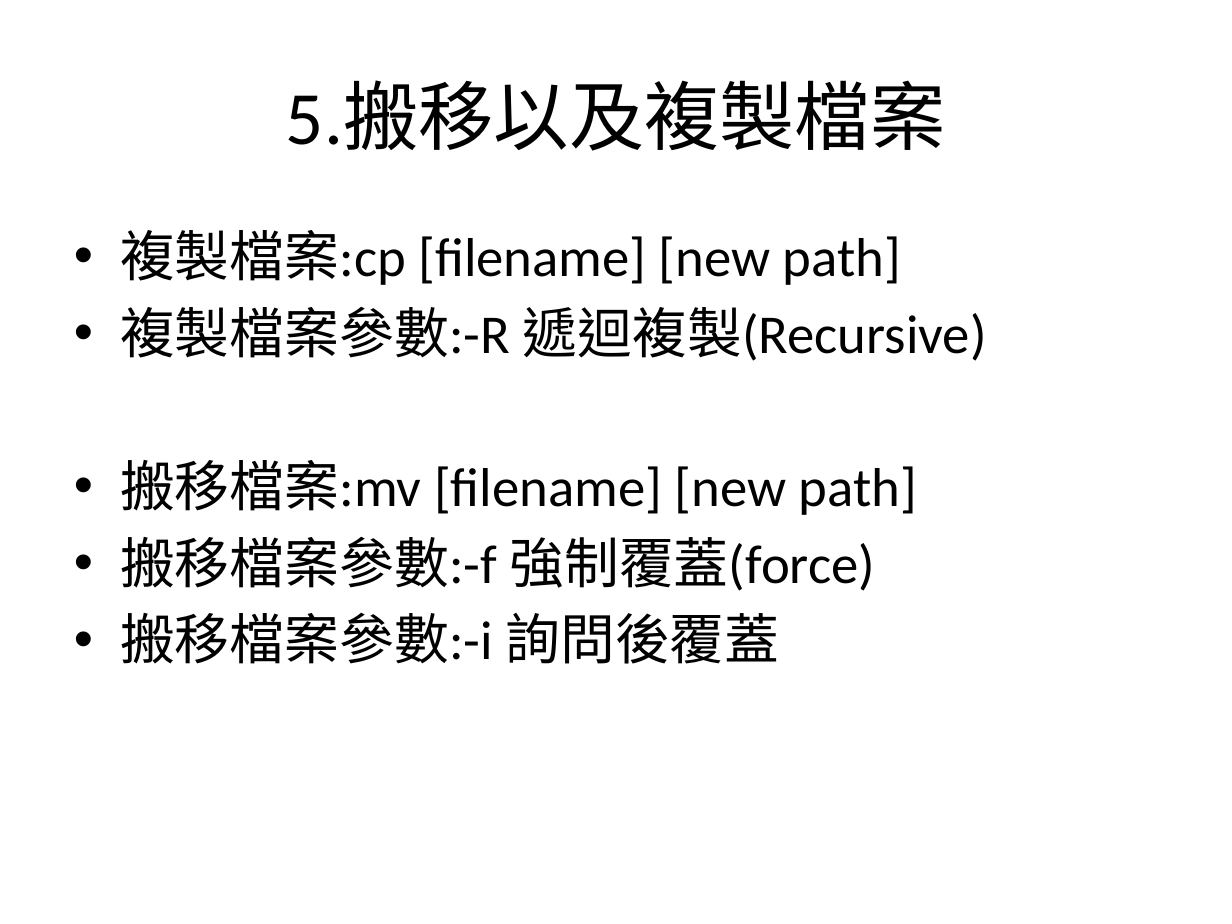
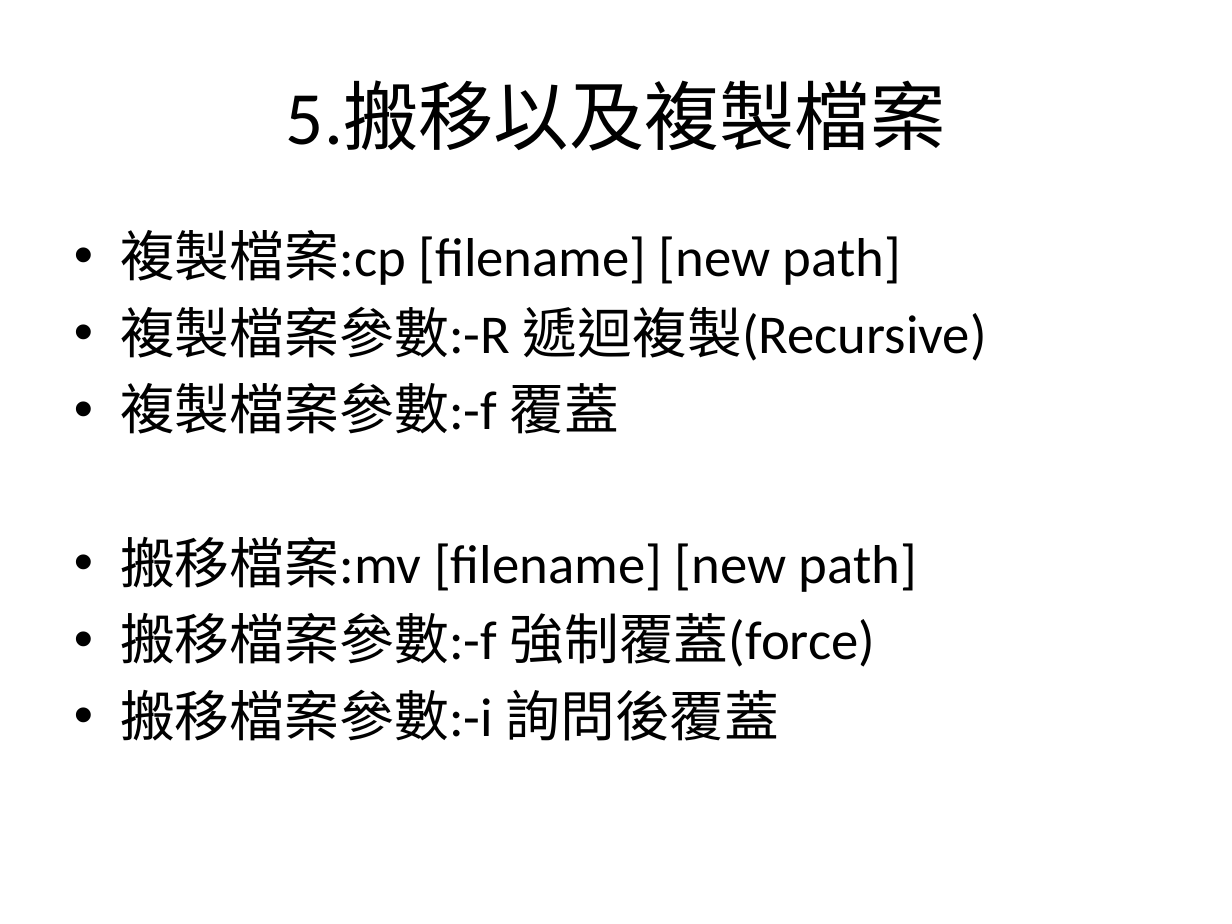
Before and after one commit to charlie11438/note, a slide deck: slide 12 of Linux/Linux_1.pptx. Drawn at 1232x924 pixels with LibreOffice and Linux fonts; fonts in the diff are those of the drawing. Boxes give left, top, right and bottom in pixels: in the first picture for what was removed or moved away, otherwise in the second. Text is boxed around its words. In the diff, an @@ line names an element or a change of style, - is before the commit and + after.

```diff
--- a/Linux/Linux_1.pptx
+++ b/Linux/Linux_1.pptx
@@ text at [120, 383, 620, 434]: paragraph added @@
+• 複製檔案參數:-f 覆蓋
```
Also in this commit, not shown: 8 other slides changed.
